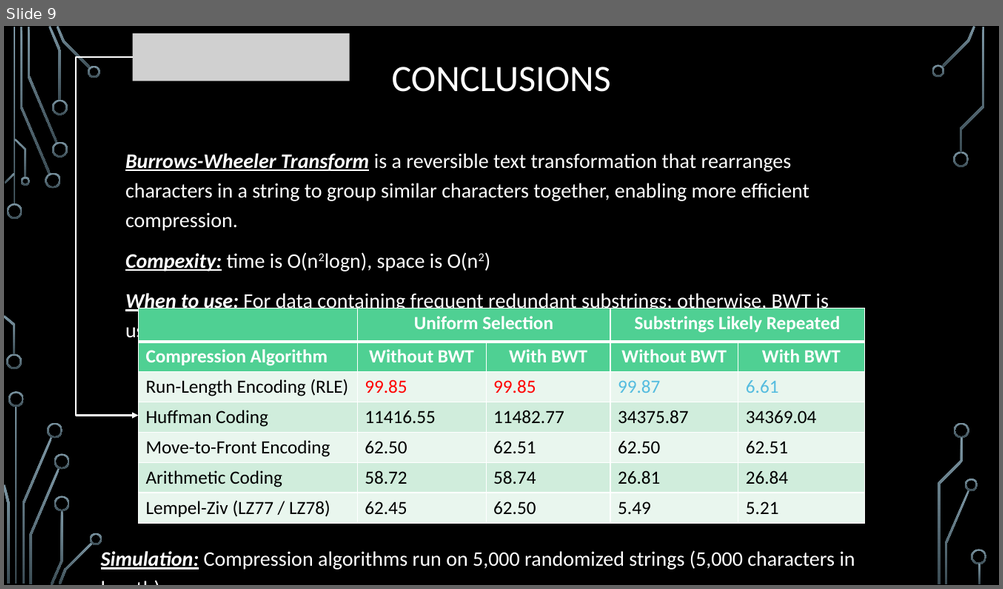
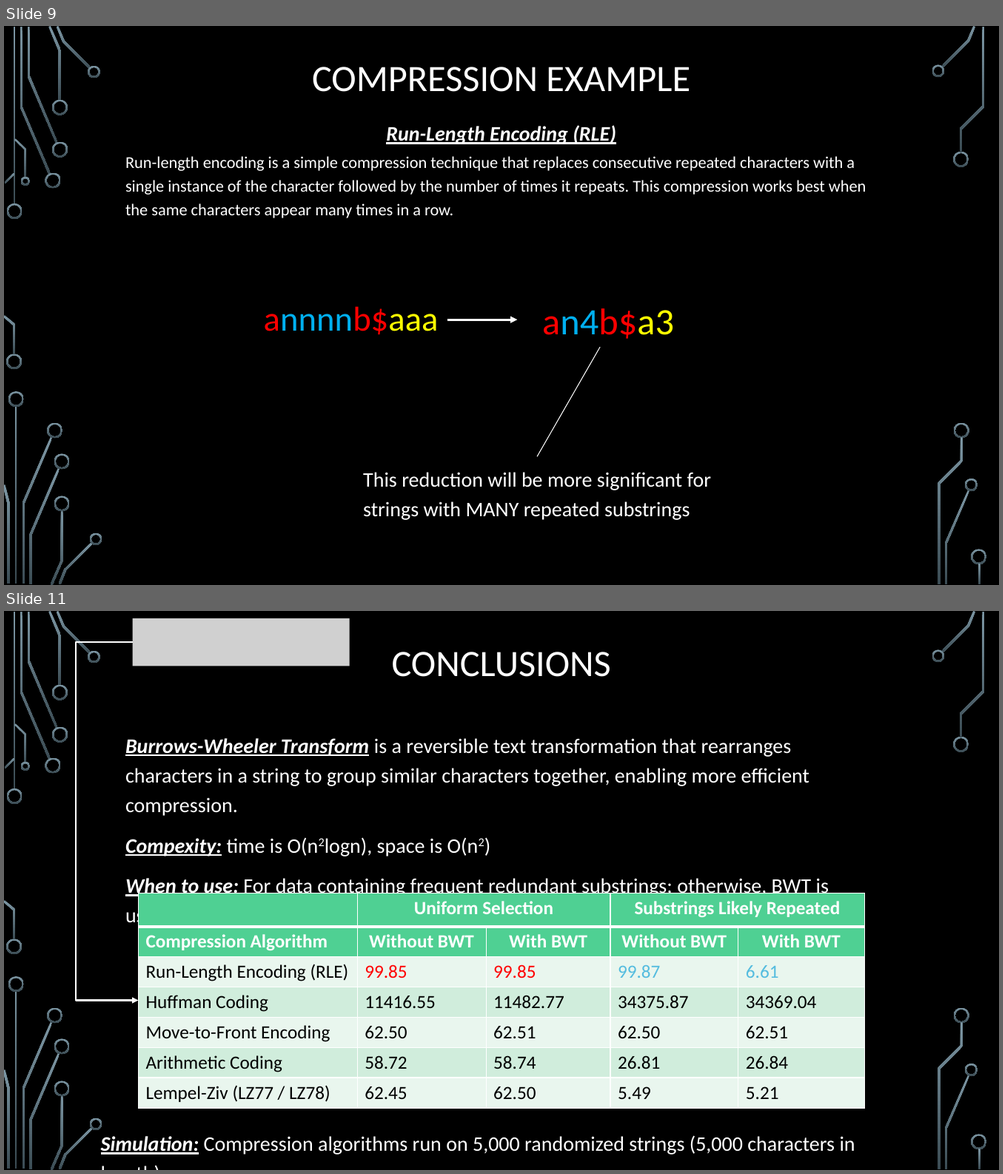
Before and after one commit to markfloryan/advalgo_projects, a slide deck: projects/11-burrowsWheelerTransform/slides/presentation_BurrowsWheelerTransform.pptx.pptx. Shown one above the other, each under a label of ours: slide 9 before the commit, slides 9 and 11 after it; the slides between them are not shown. The pictures are 1003x589 and 1003x1174 pixels, drawn with LibreOffice and Linux fonts; fonts in the diff are those of the drawing; grey boxes stand for pictures; background and template pictures are left out. Boxes give left, top, right and bottom in pixels: in the first picture for what was removed or moved away, otherwise in the second. Text is boxed around its words. In the diff, an @@ line names an element or a change of style, - is before the commit and + after.

```diff
--- a/projects/11-burrowsWheelerTransform/slides/presentation_BurrowsWheelerTransform.pptx.pptx
+++ b/projects/11-burrowsWheelerTransform/slides/presentation_BurrowsWheelerTransform.pptx.pptx
@@ slide 9 added at (x1=4, y1=26, x2=999, y2=585), background picture (left out); not listed: 36 template elements that a slide beside it also shows @@
@@ title added at (x1=312, y1=67, x2=690, y2=92), 36 pt, text #FFFFFF @@
+COMPRESSION EXAMPLE
@@ text added at (x1=386, y1=125, x2=616, y2=144), 20 pt, text #FFFFFF, bold, italic, underline @@
+Run-Length Encoding (RLE)
@@ text added at (x1=125, y1=156, x2=866, y2=218), 16 pt, text #FFFFFF @@
+Run-length encoding is a simple compression technique that replaces consecutive repeated characters with a single instance of the character followed by the number of times it repeats. This compression works best when the same characters appear many times in a row.
@@ text added at (x1=264, y1=306, x2=438, y2=335), 33.3 pt, text #00B0F0 @@
+annnnb$aaa
@@ text added at (x1=542, y1=309, x2=674, y2=339), 36 pt, text #FF0000 @@
+an4b$a3
@@ arrow added from (447, 320) to (518, 320), #FFFFFF 2.25 pt @@
@@ line added from (537, 457) to (600, 348), #FFFFFF 0.75 pt @@
@@ text added at (x1=363, y1=472, x2=711, y2=520), 20 pt, text #FFFFFF @@
+This reduction will be more significant for strings with MANY repeated substrings
@@ what was slide 9 is now slide 11 @@
```
Also in this commit, not shown: 1 other slide added, 1 other file.
